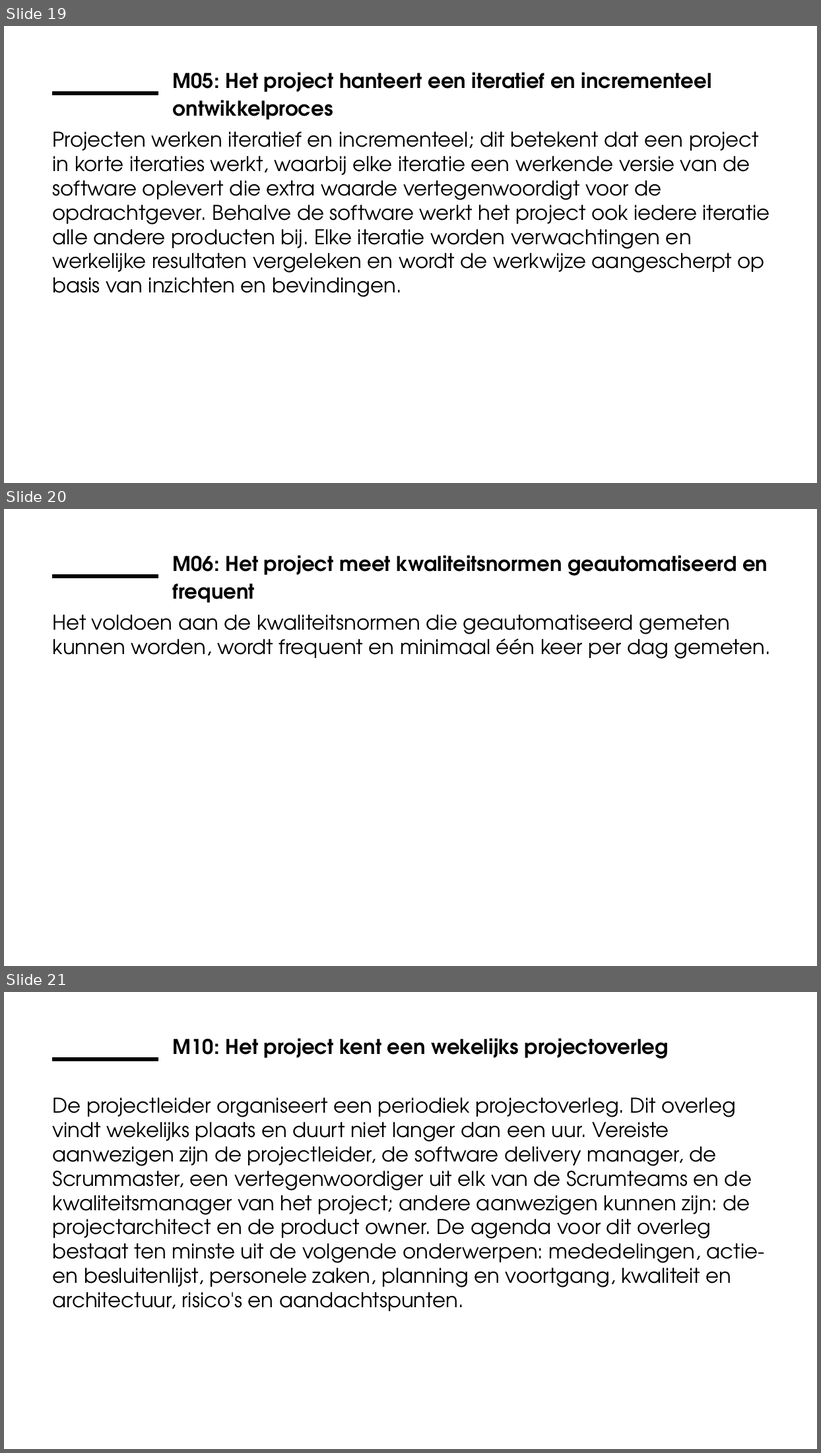
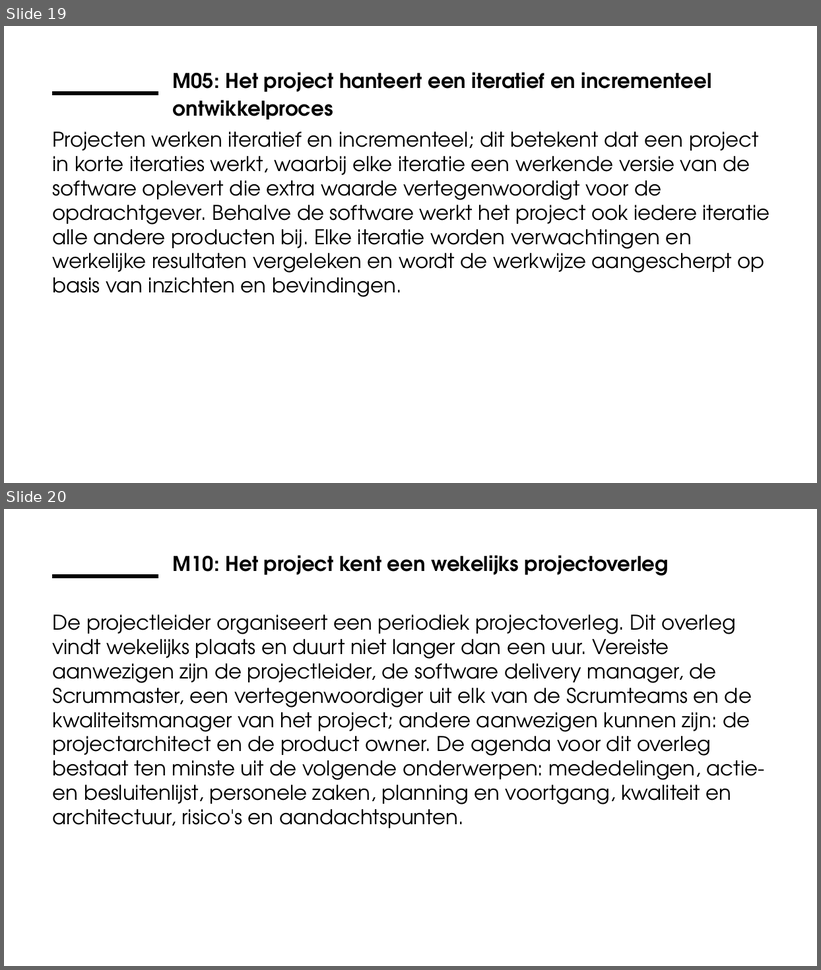
Before and after one commit to ICTU/Kwaliteitsaanpak, a slide deck: docs/wip/ICTU-Kwaliteitsaanpak.pptx. Shown one above the other, each under a label of ours: slides 19, 20 and 21 before the commit, slides 19 and 20 after it. The pictures are 821x1453 and 821x970 pixels, drawn with LibreOffice and Linux fonts; fonts in the diff are those of the drawing; background and template pictures are left out. Boxes give left, top, right and bottom in pixels: in the first picture for what was removed or moved away, otherwise in the second. Text is boxed around its words. In the diff, an @@ line names an element or a change of style, - is before the commit and + after.

Commit message:
De titel van M02 is veranderd van 'Het project zorgt dat het product continu aan de kwaliteitsnormen voldoet' in 'Het project bewaakt continu dat het product aan de kwaliteitsnormen voldoet'. Continue aan alle kwaliteitsnormen voldoen is in de praktijk onmogelijk (zie ook M08 'Het project maakt technische schuld inzichtelijk en lost deze planmatig op'). Hiermee is de overlap met M06 'Het project meet kwaliteitsnormen geautomatiseerd en frequent' zo groot dat deze laatste maatregel is komen te vervallen. Closes #688.

```diff
--- a/docs/wip/ICTU-Kwaliteitsaanpak.pptx
+++ b/docs/wip/ICTU-Kwaliteitsaanpak.pptx
@@ slide 20 removed at bbox=[4, 509, 817, 966], background #FFFFFF; not listed: 1 template element that a slide beside it also shows @@
@@ title removed at bbox=[173, 555, 768, 603] @@
-M06: Het project meet kwaliteitsnormen geautomatiseerd en frequent
@@ text removed at bbox=[53, 615, 771, 659] @@
-Het voldoen aan de kwaliteitsnormen die geautomatiseerd gemeten kunnen worden, wordt frequent en minimaal één keer per dag gemeten.
@@ what was slide 21 is now slide 20 @@
```
Also in this commit, not shown: 2 slides changed, 28 other files.
